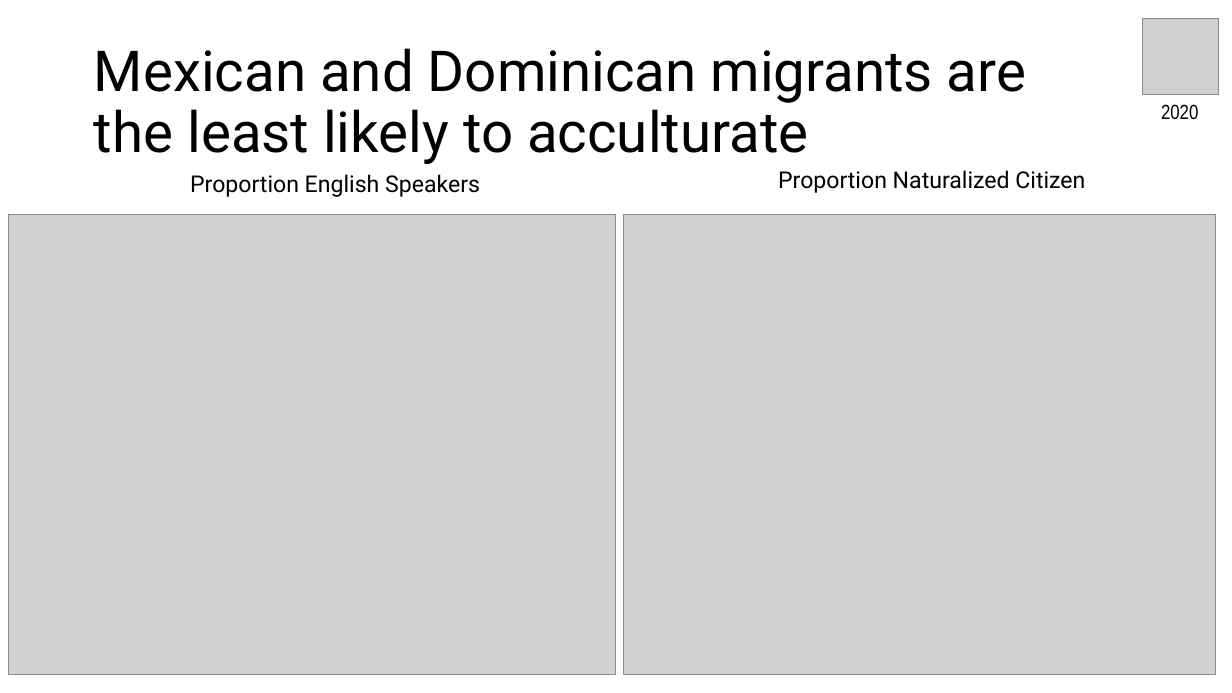
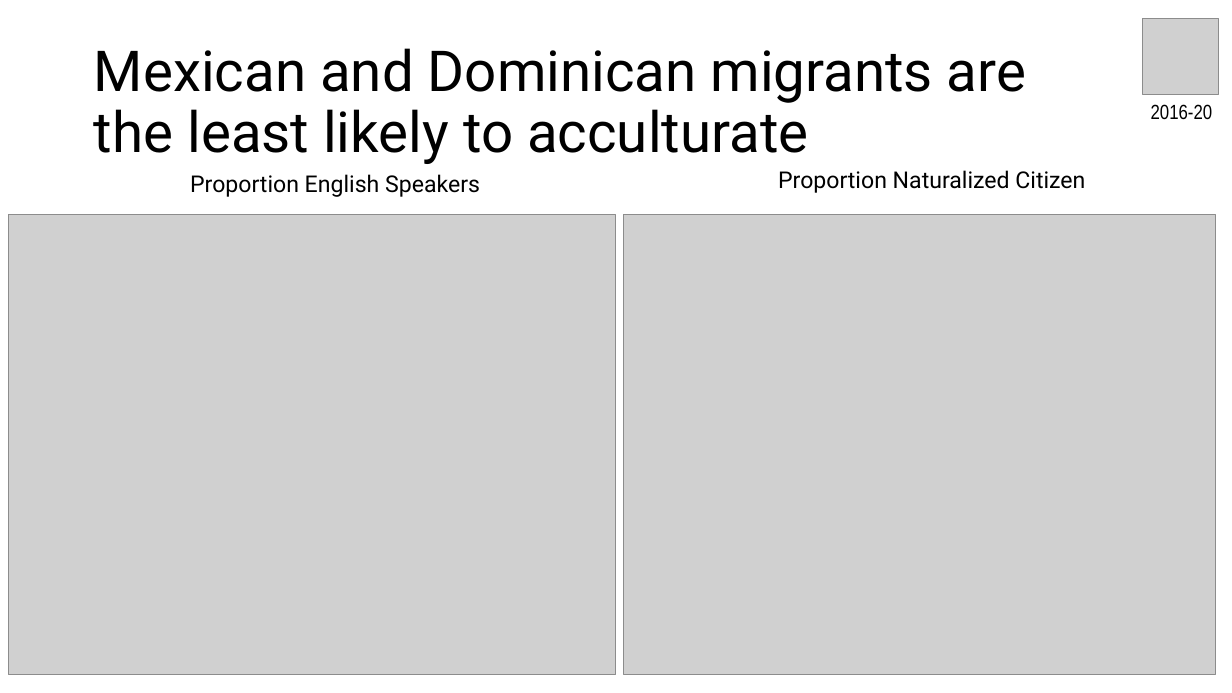
Before and after one commit to chrissoria/international_migration_ses, a slide deck: slide 8 of presentation/PAA_2025.pptx. Drawn at 1232x693 pixels with LibreOffice and Linux fonts; fonts in the diff are those of the drawing; grey boxes stand for pictures. Boxes give left, top, right and bottom in pixels: in the first picture for what was removed or moved away, otherwise in the second. Text is boxed around its words. In the diff, an @@ line names an element or a change of style, - is before the commit and + after.

```diff
--- a/presentation/PAA_2025.pptx
+++ b/presentation/PAA_2025.pptx
@@ text added at (1151,104,1213,120), 16 pt, text #000000 @@
+2016-20
@@ text removed at (1161,104,1198,120) @@
-2020
```
Also in this commit, not shown: 10 other slides changed, 28 other files.
